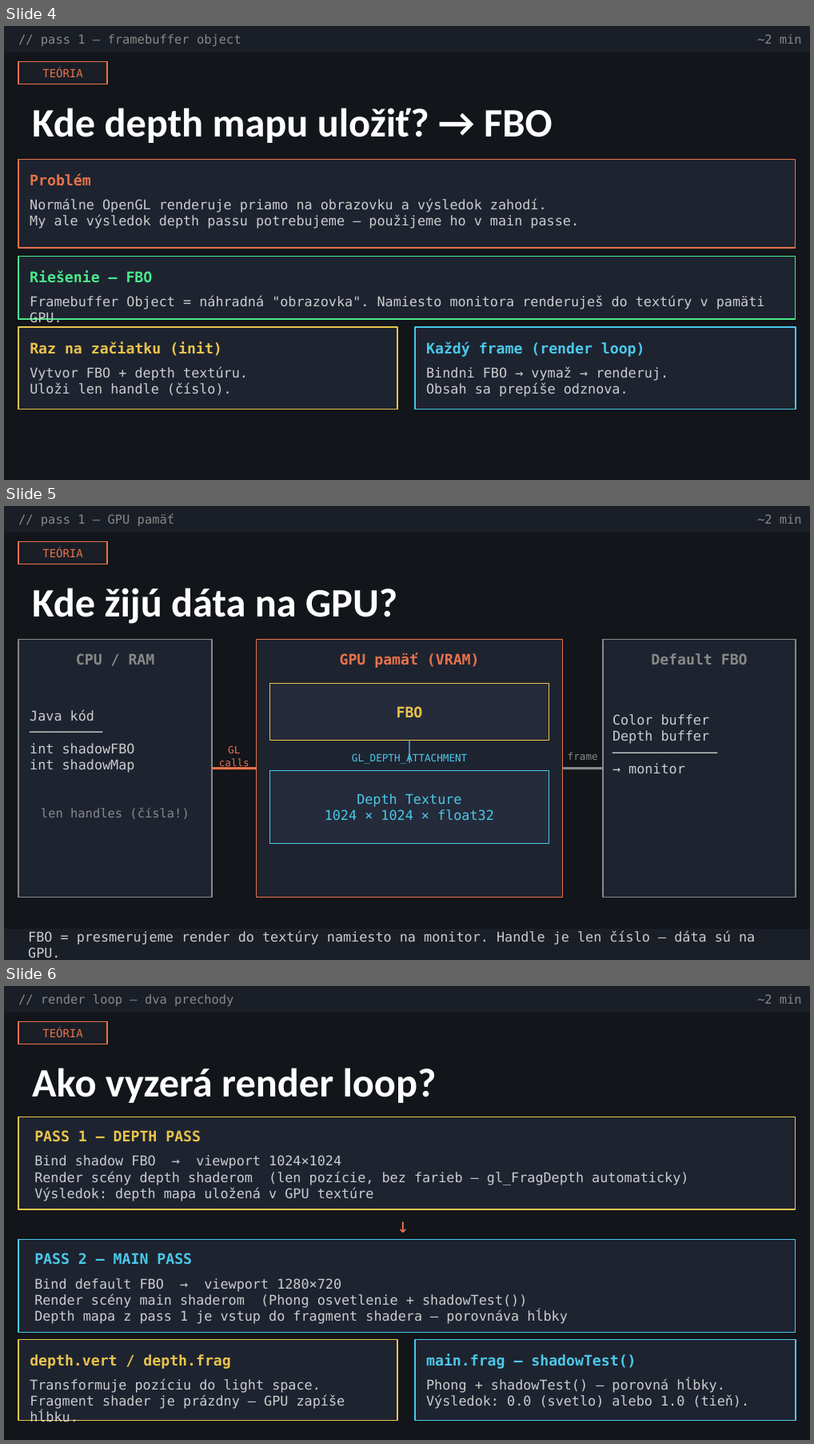
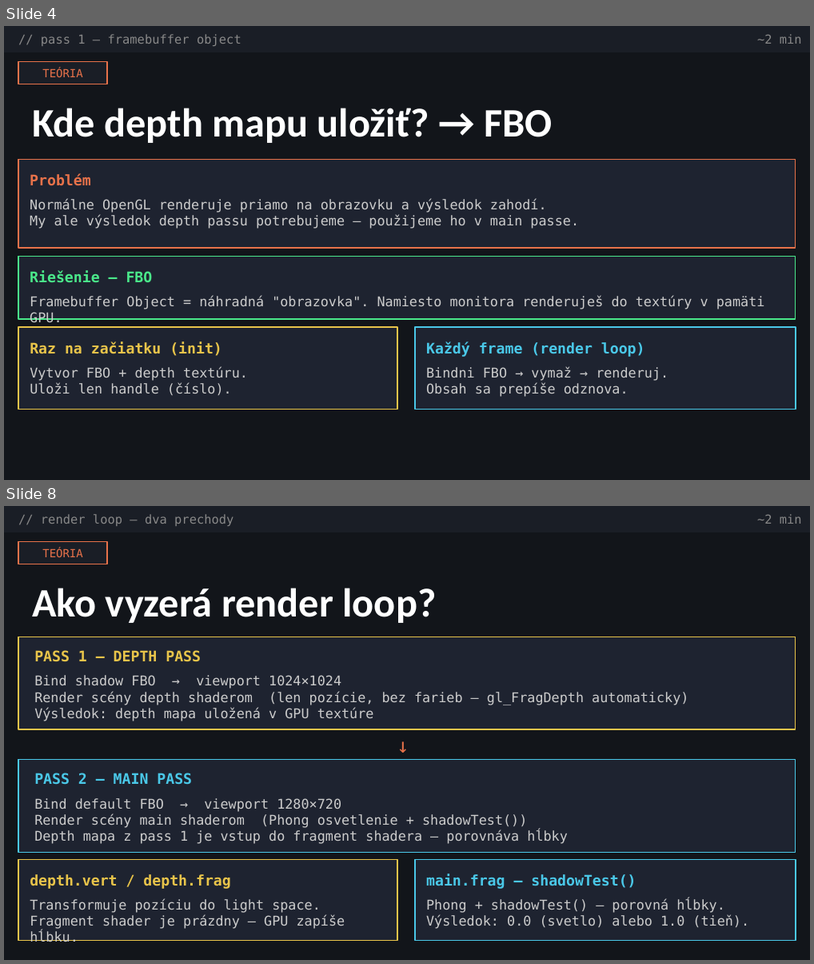
Before and after one commit to jeniaxhd/shadowMapping, a slide deck: shadow_mapping_new.pptx. Shown one above the other, each under a label of ours: slides 4, 5 and 6 before the commit, slides 4 and 8 after it; the slides between them are not shown. The pictures are 814x1444 and 814x964 pixels, drawn with LibreOffice and Linux fonts; fonts in the diff are those of the drawing. Boxes give left, top, right and bottom in pixels: in the first picture for what was removed or moved away, otherwise in the second. Text is boxed around its words. In the diff, an @@ line names an element or a change of style, - is before the commit and + after.

```diff
--- a/shadow_mapping_new.pptx
+++ b/shadow_mapping_new.pptx
@@ slide 5 removed at box(4, 506, 810, 960), background #12151A @@
@@ rectangle removed at box(4, 506, 810, 532) @@
@@ text removed at box(41, 513, 174, 526) @@
-// pass 1 — GPU pamäť
@@ text removed at box(758, 514, 802, 524) @@
-~2 min
@@ rectangle removed at box(18, 541, 107, 564) @@
@@ text removed at box(42, 548, 82, 557) @@
-TEÓRIA
@@ text removed at box(32, 588, 398, 624) @@
-Kde žijú dáta na GPU?
@@ rectangle removed at box(18, 639, 212, 897) @@
@@ rectangle removed at box(257, 639, 563, 897) @@
@@ rectangle removed at box(603, 639, 796, 897) @@
@@ text removed at box(76, 653, 155, 664) @@
-CPU / RAM
@@ text removed at box(340, 653, 480, 668) @@
-GPU pamäť (VRAM)
@@ text removed at box(651, 653, 748, 664) @@
-Default FBO
@@ rectangle removed at box(270, 684, 549, 740) @@
@@ text removed at box(30, 710, 135, 772) @@
-Java kód
-─────────
-int shadowFBO
-int shadowMap
@@ text removed at box(397, 706, 423, 717) @@
-FBO
@@ text removed at box(613, 714, 710, 773) @@
-Color buffer
-Depth buffer
-─────────────
-→ monitor
@@ text removed at box(219, 745, 250, 768) @@
-GL calls
@@ line removed from (410, 740) to (410, 763) @@
@@ line removed from (212, 768) to (257, 768) @@
@@ text removed at box(352, 753, 467, 764) @@
-GL_DEPTH_ATTACHMENT
@@ line removed from (563, 768) to (603, 768) @@
@@ text removed at box(568, 752, 598, 760) @@
-frame
@@ rectangle removed at box(270, 771, 549, 843) @@
@@ text removed at box(325, 793, 494, 820) @@
-Depth Texture
-1024 × 1024 × float32
@@ text removed at box(41, 808, 189, 819) @@
-len handles (čísla!)
@@ rectangle removed at box(4, 929, 810, 959) @@
@@ text removed at box(28, 931, 755, 957) @@
-FBO = presmerujeme render do textúry namiesto na monitor. Handle je len číslo — dáta sú na GPU.
@@ what was slide 6 is now slide 8 @@
```
Also in this commit, not shown: 3 slides added.
